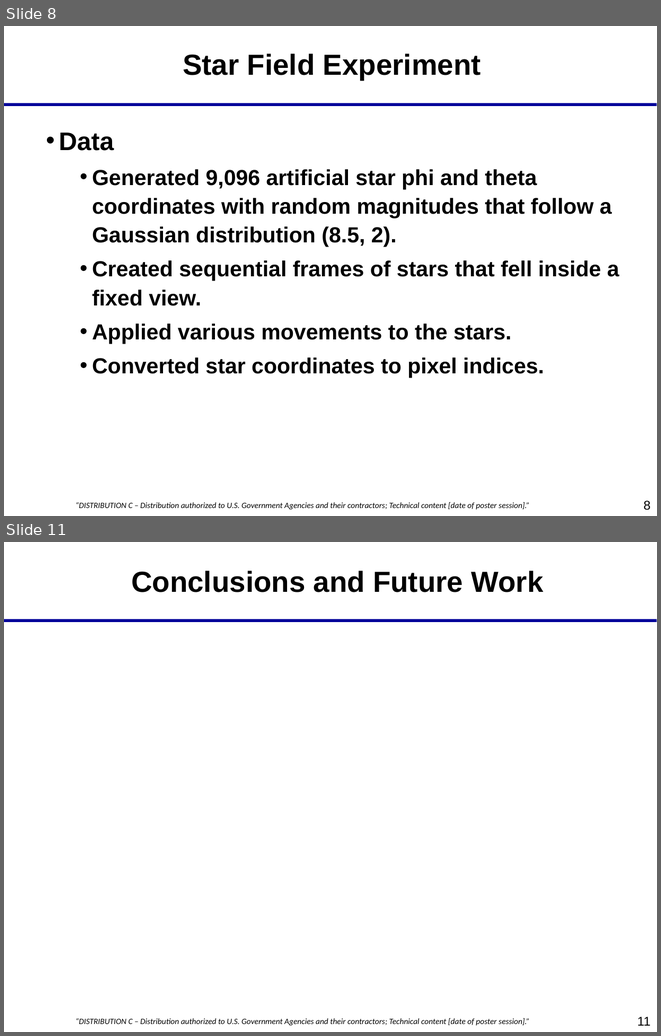
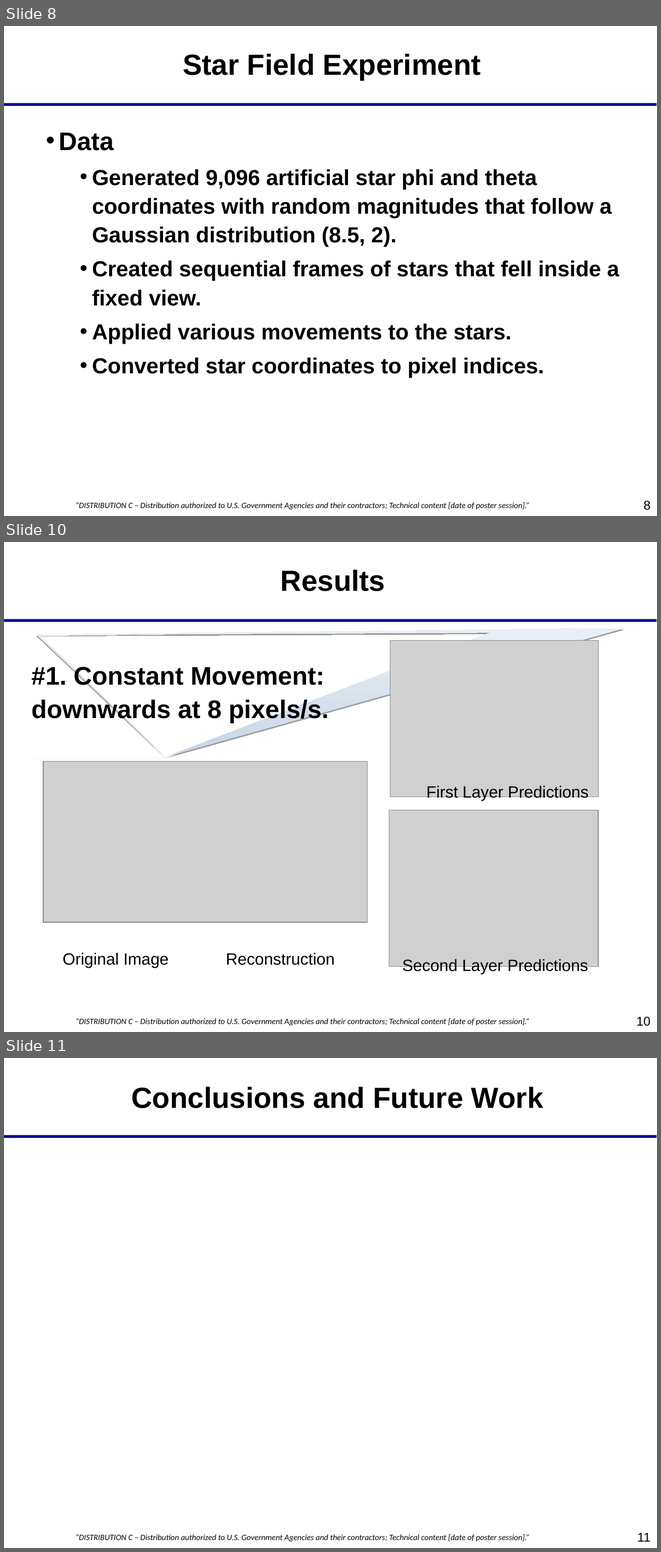
Before and after one commit to savannaos/Star-Field-Transformations, a slide deck: documents/starfields.ppt. Shown one above the other, each under a label of ours: slides 8 and 11 before the commit, slides 8, 10 and 11 after it; the slides between them are not shown. The pictures are 661x1036 and 661x1552 pixels, drawn with LibreOffice and Linux fonts; fonts in the diff are those of the drawing; grey boxes stand for pictures; background and template pictures are left out. Boxes give left, top, right and bottom in pixels: in the first picture for what was removed or moved away, otherwise in the second. Text is boxed around its words. In the diff, an @@ line names an element or a change of style, - is before the commit and + after.

```diff
--- a/documents/starfields.ppt
+++ b/documents/starfields.ppt
@@ slide 10 added at (4,542,657,1032), background #FFFFFF; not listed: 3 template elements that a slide beside it also shows @@
@@ text added at (281,570,386,591), 32 pt, text #000000, bold @@
+Results
@@ freeform shape added at (32,633,624,761), fill gradient #C6D5E4 to #E8EFF6 @@
@@ picture added at (390,641,598,796) @@
@@ text added at (32,664,329,723), 28 pt, text #000000, bold @@
+#1. Constant Movement: downwards at 8 pixels/s.
@@ picture added at (43,761,368,923) @@
@@ text added at (426,785,589,800), 18 pt, text #000000 @@
+First Layer Predictions
@@ picture added at (389,810,598,967) @@
@@ text added at (63,952,335,968), 18 pt, text #000000 @@
+Original Image Reconstruction
@@ text added at (402,959,588,974), 18 pt, text #000000 @@
+Second Layer Predictions
```
Also in this commit, not shown: 5 slides changed, 1 other slide added, 2 slides removed, 4 other files.
